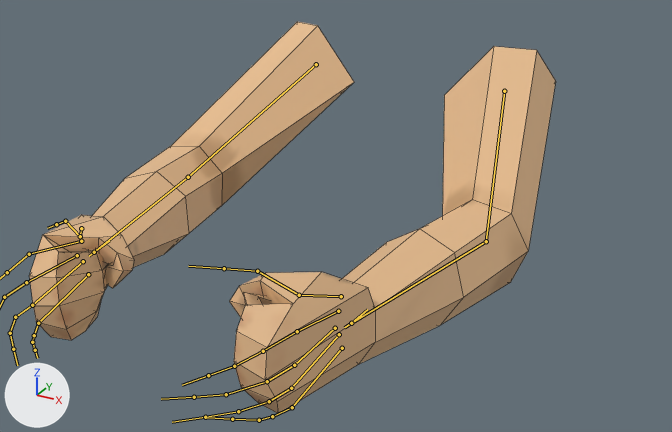
The Blender file Assets/Models/Arms/arms.blend, before and after one commit.
Before and after are seen from a 50 mm lens placed at (0.516, -0.649, 0.447), pointed at (0.031, 0.233, 0.006). Every picture has the same lights, and +X, +Y and +Z are marked at lower left. The bones that bend it are drawn over the model as lines. Mesh edges are drawn as thin lines.

Names of what the first picture shows: 'HL', 'HR', 'LL', 'LR', 'UL', 'UR'.
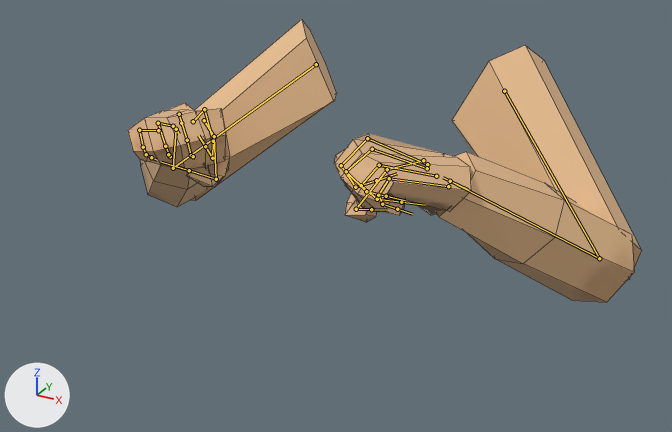
The newer file adds an action. The first version stands in its rest pose; the second is drawn at frame 5 of the action 'Punch'.

Changed parts and their boxes (x1, y1, x2, y2) in the pictures (672 x 432 px):
'LL', posed
    before: (342, 200, 528, 364)
    after: (436, 152, 634, 302)
'HL', posed (6% narrower, 38% shorter)
    before: (229, 272, 375, 414)
    after: (334, 134, 471, 222)
'UL', posed
    before: (443, 46, 556, 251)
    after: (452, 45, 641, 279)
'HR', posed (37% shorter)
    before: (29, 215, 134, 340)
    after: (128, 108, 230, 187)
'UR', posed
    before: (172, 22, 354, 205)
    after: (192, 19, 336, 201)
'LR', posed
    before: (92, 145, 222, 267)
    after: (140, 103, 207, 207)
bone 'Upper Arm Right', root to tip
    before: (316, 64) to (188, 177)
    after: (316, 64) to (173, 168)
bone 'Forarm Right', root to tip
    before: (188, 177) to (94, 252)
    after: (173, 168) to (176, 129)
bone 'Hand Right', root to tip
    before: (94, 252) to (109, 240)
    after: (176, 129) to (179, 134)
bone 'Upper Arm Left', root to tip
    before: (504, 91) to (486, 241)
    after: (504, 91) to (599, 258)
bone 'Forarm Left', root to tip
    before: (486, 241) to (351, 323)
    after: (599, 258) to (450, 181)
bone 'Hand Left', root to tip
    before: (351, 323) to (367, 309)
    after: (450, 181) to (468, 189)

Edits to the bpy script that builds the scene:
```text
Change bone_upper_arm_right:
    where bone_upper_arm_right = bpy.data.objects['Armature'].pose.bones['Upper Arm Right']
    bone_upper_arm_right.rotation_quaternion: (1.0, 0.0, 0.0, 0.0) -> (0.956, 0.166, -0.036, -0.239)  # degrees (0, 0, 0) -> degrees (20, 1, -28)
Change bone_forarm_right:
    where bone_forarm_right = bpy.data.objects['Armature'].pose.bones['Forarm Right']  # child of 'Upper Arm Right'
    bone_forarm_right.rotation_quaternion: (1.0, 0.0, 0.0, 0.0) -> (0.79, 0.604, 0.047, -0.09)  # degrees (0, 0, 0) -> degrees (74, 11, -5)
Change bone_hand_right:
    where bone_hand_right = bpy.data.objects['Armature'].pose.bones['Hand Right']  # child of 'Wrist Right'
    bone_hand_right.rotation_quaternion: (1.0, 0.0, 0.0, 0.0) -> (0.816, 0.009, 0.578, 0.007)  # degrees (0, 0, 0) -> degrees (4, 71, 4)
Change bone_upper_arm_left:
    where bone_upper_arm_left = bpy.data.objects['Armature'].pose.bones['Upper Arm Left']
    bone_upper_arm_left.rotation_quaternion: (1.0, 0.0, 0.0, 0.0) -> (0.956, 0.166, 0.036, 0.239)  # degrees (0, 0, 0) -> degrees (20, -1, 28)
Change bone_forarm_left:
    where bone_forarm_left = bpy.data.objects['Armature'].pose.bones['Forarm Left']  # child of 'Upper Arm Left'
    bone_forarm_left.rotation_quaternion: (1.0, 0.0, 0.0, 0.0) -> (0.79, 0.604, -0.047, 0.09)  # degrees (0, 0, 0) -> degrees (74, -11, 5)
Change bone_hand_left:
    where bone_hand_left = bpy.data.objects['Armature'].pose.bones['Hand Left']  # child of 'Wrist Left'
    bone_hand_left.rotation_quaternion: (1.0, 0.0, 0.0, 0.0) -> (0.816, 0.009, -0.578, -0.007)  # degrees (0, 0, 0) -> degrees (4, -71, -4)
```
